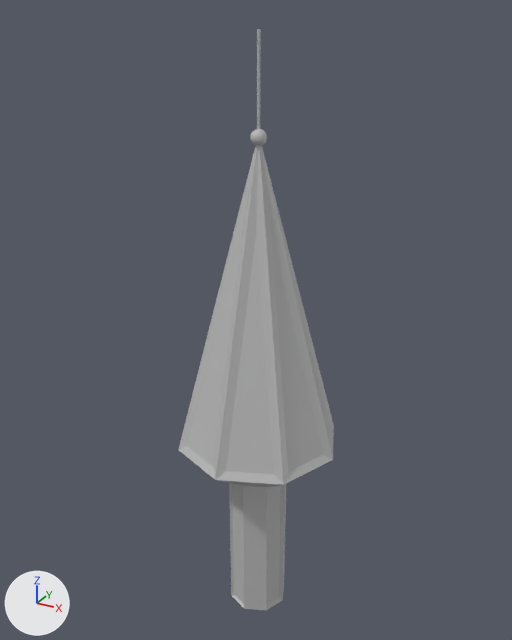
The Blender file models/tower/tower.blend: old version first, new version second.
Camera for both pictures: a camera (50 mm lens) standing at (3.6, -6.52, 7.16) and looking at (-0.09, 0.18, 3.81). The lights are fixed; the arrows at lower left show +X, +Y and +Z.

The older version as bpy lines, for what is in view:
```python
mat_untitled = principled_material('Untitled')
mat_untitled.base_color = (0.5, 0.5, 0.5)  # grey #bcbcbc
me_circle_001 = bpy.data.meshes.new('Circle.001')
me_circle_001.from_pydata(...)  # 322 vertices, 335 faces; spans x -1.0..1.0, y -1.0..1.0, z -2.48..4.67
me_circle_001.materials.append(mat_untitled)  # grey #bcbcbc
ob_circle = bpy.data.objects.new('Circle', me_circle_001)
ob_circle.location = (0.02, 0.04, 2.3)
```
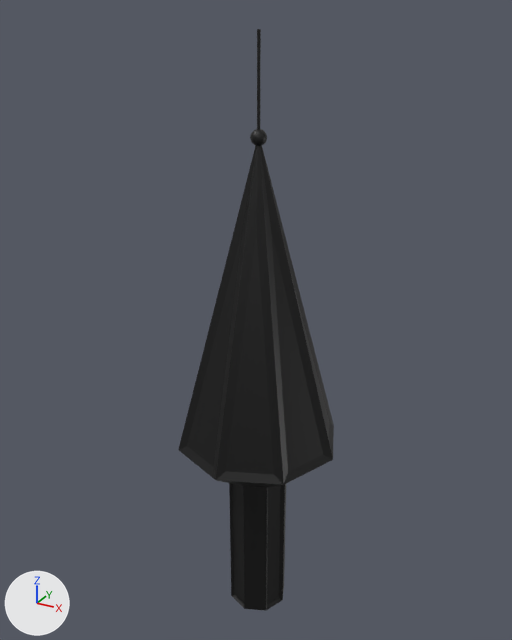
Commit message: tower news

Edits to the bpy script that builds the scene:
```text
Add img_untitled:
    img_untitled = load_image('Untitled', 'tex_tower/black.png', 1024, 1024, 'sRGB')
Change mat_untitled:
    remove mat_untitled.base_color = (0.5, 0.5, 0.5)  # grey #bcbcbc
    add mat_untitled.texture = img_untitled
```

Boxes (x1, y1, x2, y2) around the edits, measured in the pictures (512 x 640 px):
'Circle', surface changed (grey to black)
    both: (178, 29, 334, 611)
